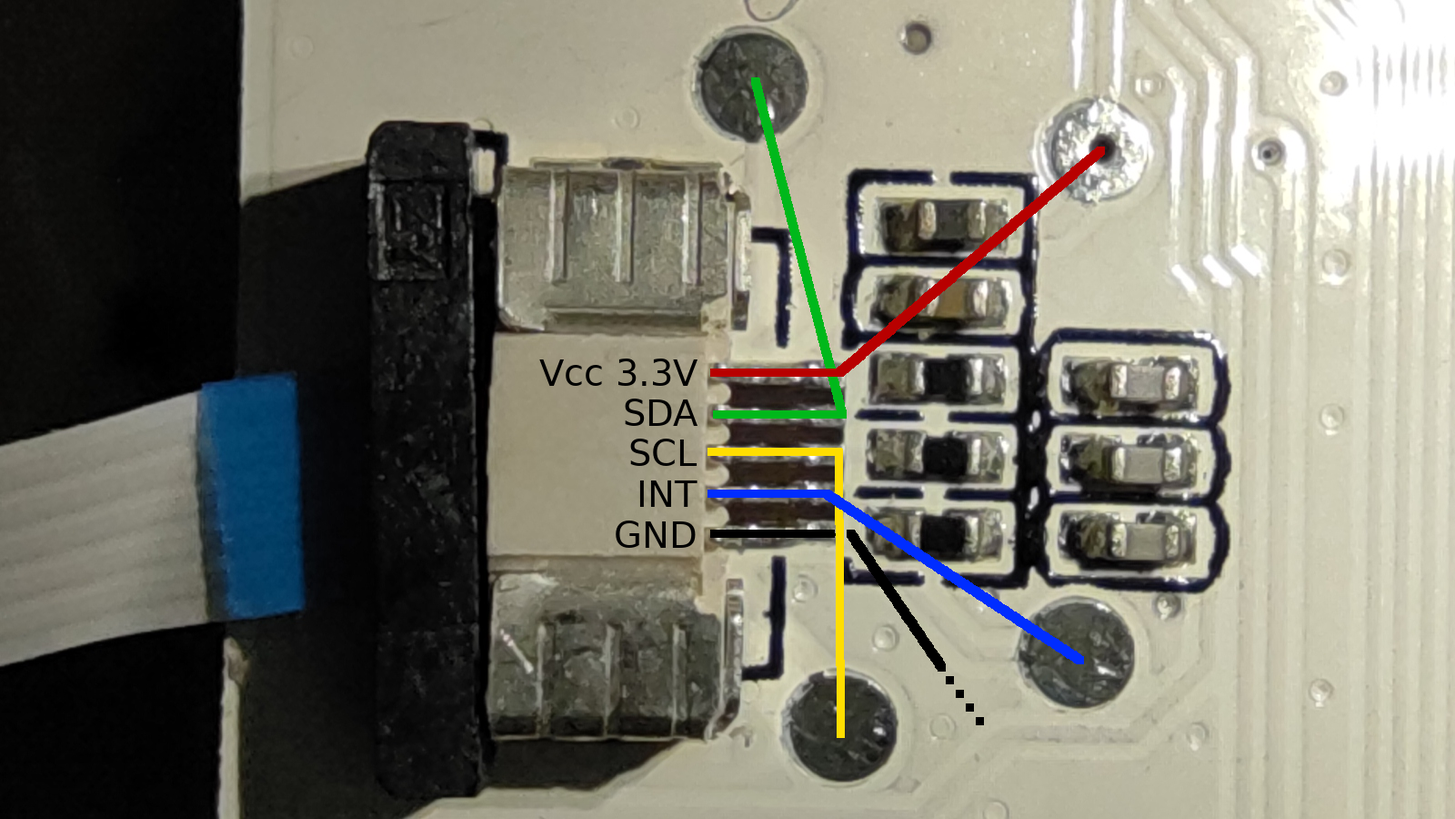
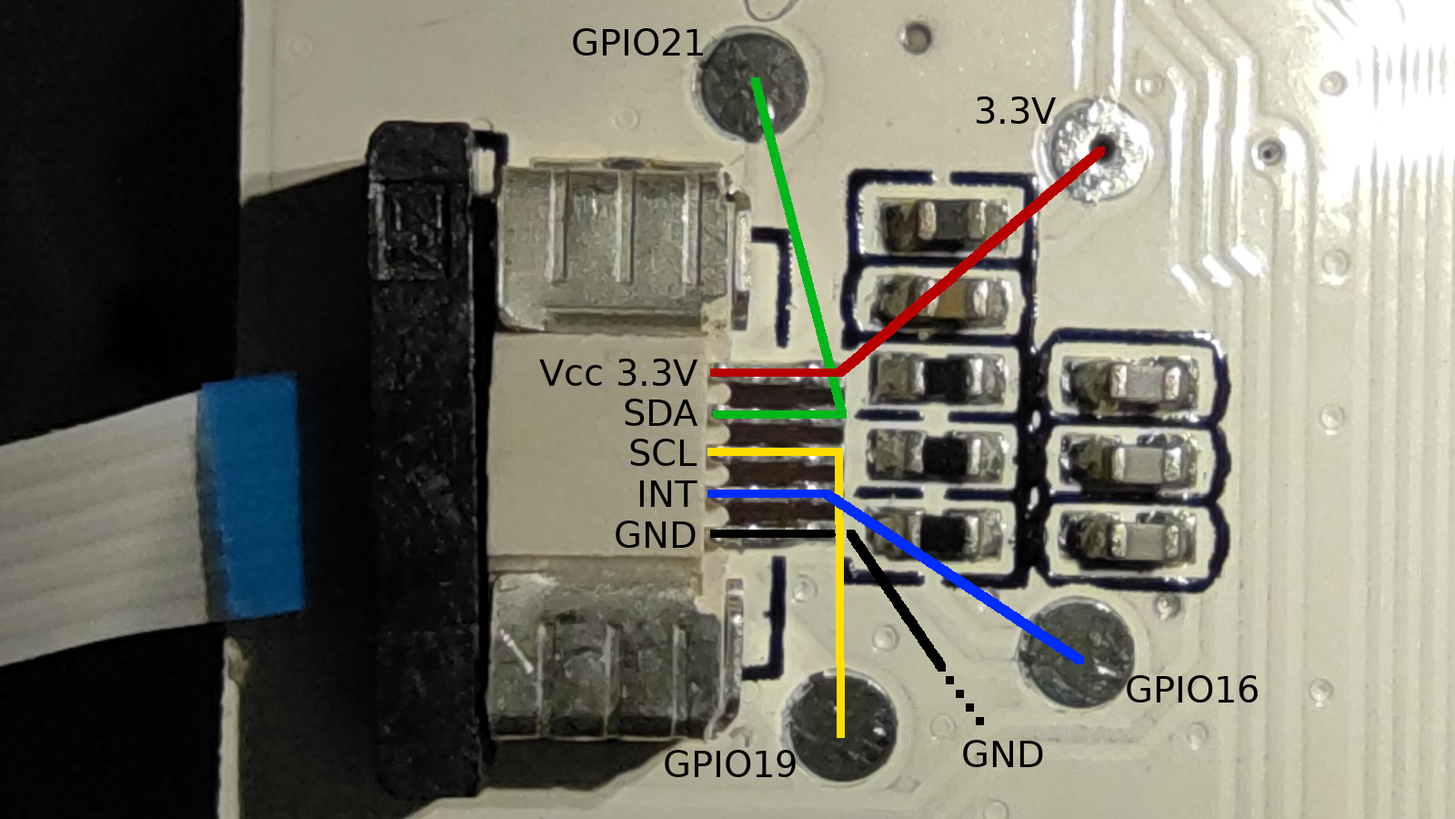
Two versions of the same layered image (1455 × 819). Layer-by-layer changes:
added layer "GPIO16" above "3.3V" over [1126, 674, 1258, 703]
added layer "3.3V" above "GND #1" over [976, 96, 1057, 124]
added layer "GND #1" above "GPIO21" over [963, 739, 1044, 767]
added layer "GPIO21" above "GPIO19" over [573, 28, 704, 56]
added layer "GPIO19" above "INT" over [664, 749, 796, 777]
